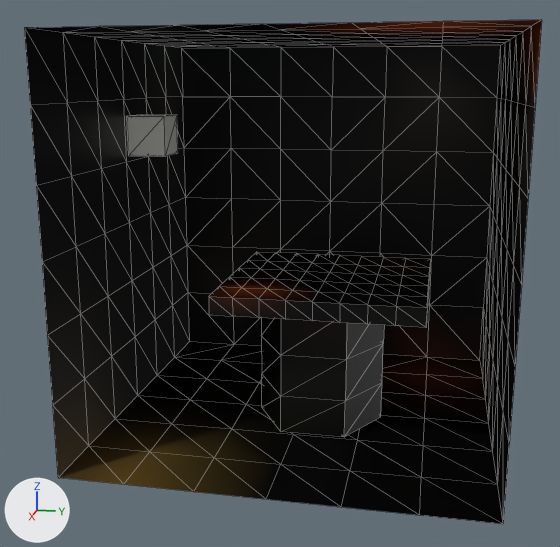
The COLLADA model solver.dae, before and after one commit.
Rendered twice from a 50 mm camera at (12.06, 1.97, 3.35) aimed at (0.23, -0.4, 0.39). Lighting does not change. The marker at lower left points along +X, +Y and +Z. Mesh edges are drawn as thin lines. Where no turn or scale is listed for an object, it has been applied to the vertices.

Before the edit, the objects in view are built like this:
```python
me_cube = bpy.data.meshes.new('Cube')
me_cube.from_pydata(...)  # 193 vertices, 360 faces; spans x -3.0..3.0, y -3.0..3.0, z -3.0..3.0
me_cube.materials.append(mat_vtxcolor)
me_cube_001 = bpy.data.meshes.new('Cube.001')
me_cube_001.from_pydata(...)  # a box spanning x -0.32..0.32, y -0.32..0.32, z -0.32..0.32
me_cube_001.materials.append(mat_vtxcolor)
me_cube_002 = bpy.data.meshes.new('Cube.002')
me_cube_002.from_pydata(...)  # 108 vertices, 212 faces; spans x -1.0..1.0, y -1.0..1.0, z -1.0..1.0
me_cube_002.materials.append(mat_vtxcolor)
me_cylinder = bpy.data.meshes.new('Cylinder')
me_cylinder.from_pydata(...)  # 24 vertices, 44 faces; spans x -0.87..0.87, y -1.0..1.0, z -1.0..1.0
me_cylinder.materials.append(mat_vtxcolor)
ob_cube = bpy.data.objects.new('Cube', me_cube)
ob_cube.location = (0.0, 0.0, 1.0)
ob_cube_001 = bpy.data.objects.new('Cube.001', me_cube_001)
ob_cube_001.location = (-0.44, -2.7, 2.5)
ob_cube_002 = bpy.data.objects.new('Cube.002', me_cube_002)
ob_cube_002.location = (-0.02, 0.37, 0.19)
ob_cube_002.rotation_euler = (3.142, 0.0, 0.0)  # degrees (180, 0, 0)
ob_cube_002.scale = (-1.57, 1.57, 0.141)
ob_cylinder = bpy.data.objects.new('Cylinder', me_cylinder)
ob_cylinder.location = (0.16, 0.28, -0.97)
```
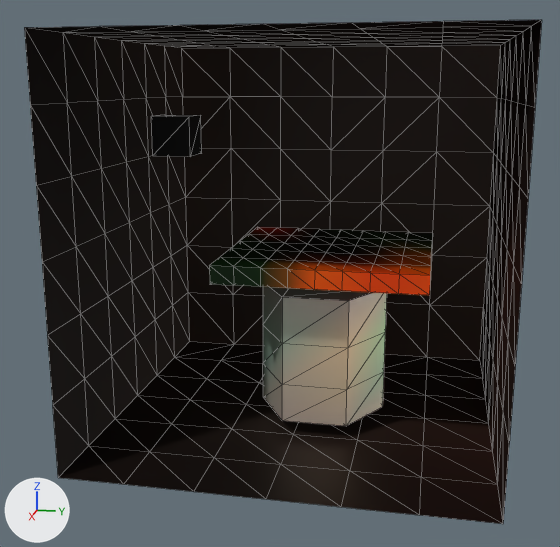
The newer file is also turned or shifted as a whole; pictures and numbers use the older file's frame.

Pixel boxes [x1, y1, x2, y2] of what changed, in the pictures (560 x 547 px):
'Cube.002', recoloured, moved, rescaled, turned
    before: [209, 252, 430, 328]
    after: [209, 227, 433, 295]
'Cylinder', recoloured, moved (black to brown)
    before: [261, 318, 384, 437]
    after: [263, 287, 387, 426]
'Cube.001', recoloured, moved (grey to black)
    before: [128, 115, 178, 156]
    after: [151, 115, 202, 157]
part 1 of me_cube_002, recoloured
    before: [258, 252, 429, 328]
    after: [259, 227, 431, 295]
part 2 of me_cube_002, recoloured
    before: [209, 253, 378, 318]
    after: [209, 228, 380, 287]
part 3 of me_cube_002, recoloured
    before: [248, 252, 429, 319]
    after: [250, 227, 432, 288]
part 4 of me_cube_002, recoloured
    before: [219, 254, 430, 288]
    after: [221, 229, 433, 258]
part 6 of me_cylinder, recoloured (black to grey)
    before: [261, 318, 332, 431]
    after: [263, 287, 372, 420]
part 7 of me_cylinder, recoloured (black to brown)
    both: [282, 322, 348, 426]
part 8 of me_cylinder, recoloured
    before: [261, 336, 281, 373]
    after: [263, 326, 282, 363]
part 9 of me_cube, recoloured
    both: [94, 32, 523, 484]
part 10 of me_cube, recoloured
    both: [24, 20, 542, 524]

The edits, one by one:
me_cube has 193 vertices, 360 faces and spans x -3.0..3.0, y -3.0..3.0, z -3.0..3.0.
me_cube is used by ob_cube; location (0.0, 0.0, 1.0).
me_cube part 9: 273 faces centred in x -3.0..1.67, y -3.0..3.0, z -3.0..3.0 are repainted in the vertex colours; the middle colour goes from black #000000 to brown #352720.
me_cube part 10: 87 faces centred in x 0.67..2.67, y -3.0..3.0, z -3.0..3.0 are repainted in the vertex colours; the middle colour goes from black #000000 to black #241915.
me_cube_001 has 8 vertices, 12 faces and spans x -0.32..0.32, y -0.32..0.32, z -0.32..0.32.
me_cube_001 is used by ob_cube_001; location (-0.44, -2.7, 2.5).
me_cube_001 part 5: 12 faces centred in x -0.32..0.32, y -0.32..0.32, z -0.32..0.32 are repainted in the vertex colours; the middle colour goes from white #fffff8 to black #000000.
me_cube_002 has 108 vertices, 212 faces and spans x -1.0..1.0, y -1.0..1.0, z -1.0..1.0.
me_cube_002 is used by ob_cube_002; location (-0.02, 0.37, 0.19); rotation (3.142, 0.0, 0.0), in degrees (180, 0, 0); scale (-1.57, 1.57, 0.141).
me_cube_002 part 1: 49 faces centred in x -1.0..1.0, y -1.0..1.0, z -1.0..1.0 are repainted in the vertex colours; the middle colour goes from black #000000 to orange #ff5500.
me_cube_002 part 2: 59 faces centred in x -1.0..1.0, y -0.91..1.0, z -1.0..1.0 are repainted in the vertex colours; the middle colour goes from black #000000 to black #002300.
me_cube_002 part 3: 47 faces centred in x -1.0..1.0, y -1.0..1.0, z -1.0..1.0 are repainted in the vertex colours; the middle colour goes from black #000000 to brown #7b2f00.
me_cube_002 part 4: 51 faces centred in x -0.76..1.0, y -1.0..1.0, z -1.0..1.0 are repainted in the vertex colours; the middle colour goes from black #100600 to dark green #003800.
me_cylinder has 24 vertices, 44 faces and spans x -0.87..0.87, y -1.0..1.0, z -1.0..1.0.
me_cylinder is used by ob_cylinder; location (0.16, 0.28, -0.97).
me_cylinder part 6: 25 faces centred in x -0.87..0.87, y -0.83..0.83, z -1.0..1.0 are repainted in the vertex colours; the middle colour goes from black #000000 to light grey #c8c8b4.
me_cylinder part 7: 13 faces centred in x -0.29..0.87, y -0.17..0.83, z -1.0..0.76 are repainted in the vertex colours; the middle colour goes from black #080000 to beige #d4ccb0.
me_cylinder part 8: 6 faces centred in x -0.87..0.29, y -0.83..0.83, z -0.18..0.51 are repainted in the vertex colours; the middle colour goes from black #000000 to green #add4b2.
Object 'Cube.001' (ob_cube_001) moves from (-0.44, -2.7, 2.5) to (-0.44, -2.27, 2.5).
Object 'Cube.002' (ob_cube_002) turns from (180, 0, 0) to (0, 0, 0) degrees about x, y and z.
Object 'Cube.002' (ob_cube_002) moves from (-0.02, 0.37, 0.19) to (-0.02, 0.4, 0.65).
Object 'Cube.002' (ob_cube_002) is rescaled from (-1.57, 1.57, 0.141) to (-1.57, -1.57, -0.141).
Object 'Cylinder' (ob_cylinder) moves from (0.16, 0.28, -0.97) to (0.16, 0.3, -0.78).
